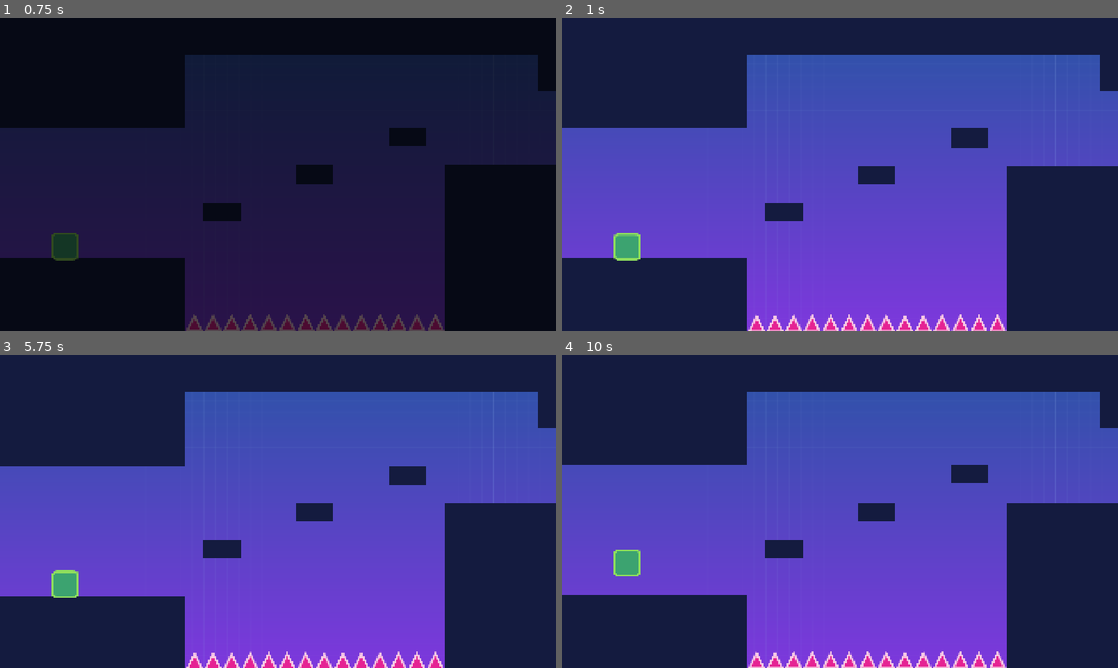
Above: before the commit, frames 1-4 (two rows, left to right).
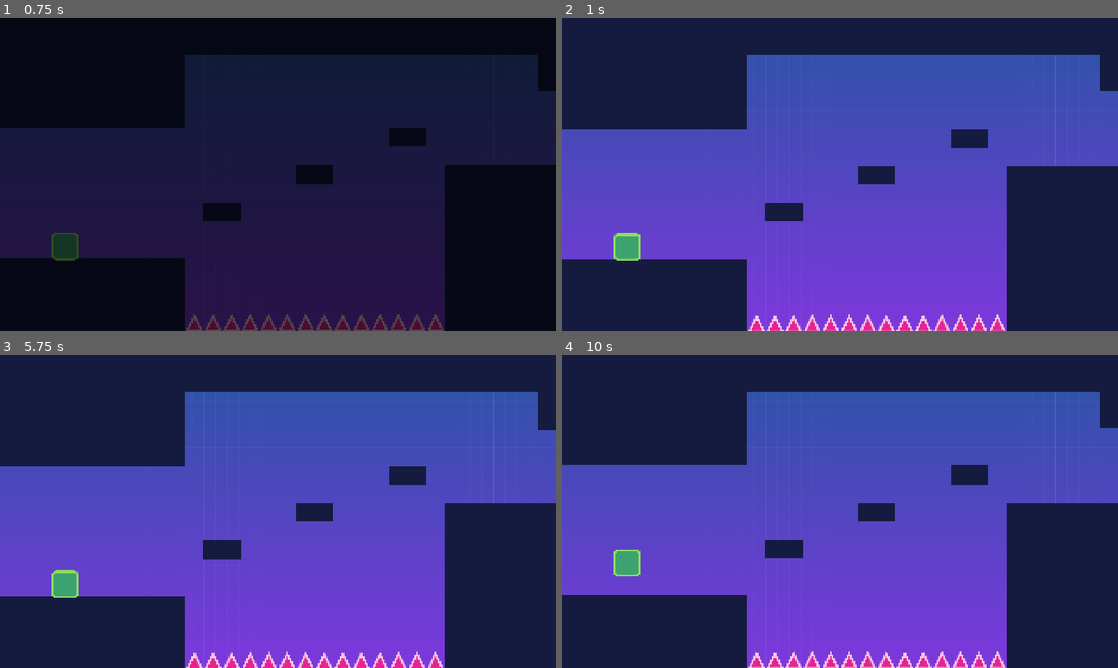
Above: after the commit, the same moments.

Repository: noor-shalaby/solid-ground
Game: Godot game, scene res://scenes/ui/main_menu.tscn
The game is run twice, just before and just after one commit, with the same random seed, the same clock (stepped at 60 frames per second) and the same inputs. Sound files missing from this copy of the repository are replaced by a short silence.
Inputs (mouse positions are in pixels of both pictures, inside the frame that each line leads up to):
- Up to frame 1 (0.75 s): click "Play" at 0.5 s
- Up to frame 2 (1 s): no input
- Up to frame 3 (5.75 s): tap Enter (ui_accept) at 1.25 s; move the mouse to (305, 511) at 1.27 s; hold Up (ui_up) 1.28-5 s; tap W (jump) at 1.52, 2.27, 3.77, 4.52 s; move the mouse to (250, 511) at 2.02 s; move the mouse to (289, 505) at 2.77 s; move the mouse to (272, 517) at 3.52 s; move the mouse to (316, 514) at 4.27 s; tap Escape (pause) at 4.9 s; click "Restart" at 5 s
- Up to frame 4 (10 s): move the mouse to (795, 508) at 5.77 s; hold Up (ui_up) 5.78-7.28 s; tap W (jump) at 6.02, 7.52, 8.27, 9.02 s; move the mouse to (845, 511) at 6.52 s; move the mouse to (817, 505) at 7.27 s; hold A (left) 7.28-8.03 s; move the mouse to (867, 511) at 8.02 s; hold Up (ui_up) from 8.03 s (still down); move the mouse to (812, 511) at 8.77 s; tap Enter (ui_accept) at 9.5 s; move the mouse to (851, 505) at 9.52 s

Frame 1 is identical in both runs. In frame 2, 0.6% of the frame differs, in the area x 0-80%, y 35-100%; in frame 3, less than 0.1%; in frame 4, 0.2%.

Commit message:
Remove unnecessary button sfx. speed up camera movement just a little

Diff:
--- a/scenes/cam_ctrl.tscn
+++ b/scenes/cam_ctrl.tscn
@@ -12,3 +12,4 @@
 limit_bottom = 1080
 limit_smoothed = true
 position_smoothing_enabled = true
+position_smoothing_speed = 8.0
--- a/scenes/ui/pause_menu.tscn
+++ b/scenes/ui/pause_menu.tscn
@@ -65,6 +65,7 @@
 layout_mode = 2
 text = "Restart"
 script = ExtResource("4_8fwbo")
+sfx = null
 
 [node name="SettingsButton" parent="PauseScreen/Margin/Menu" instance=ExtResource("3_f6eus")]
 layout_mode = 2
@@ -76,12 +77,14 @@
 text = "Main Menu"
 script = ExtResource("4_8uki6")
 target_scene_path = "uid://gxanohvbl7e1"
+sfx = null
 
 [node name="QuitButton" parent="PauseScreen/Margin/Menu" instance=ExtResource("3_f6eus")]
 layout_mode = 2
 text = "Quit
 "
 script = ExtResource("5_0bnpd")
+sfx = null
 
 [node name="SettingsScreen" parent="." instance=ExtResource("7_8fwbo")]
 visible = false
